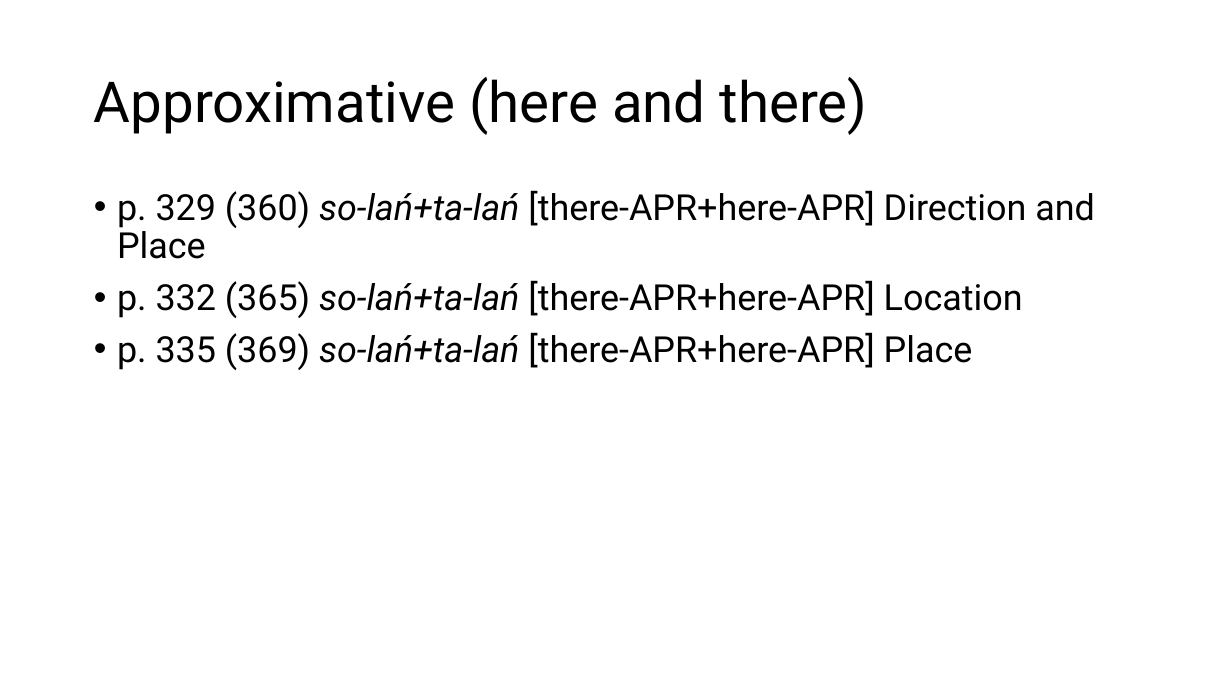
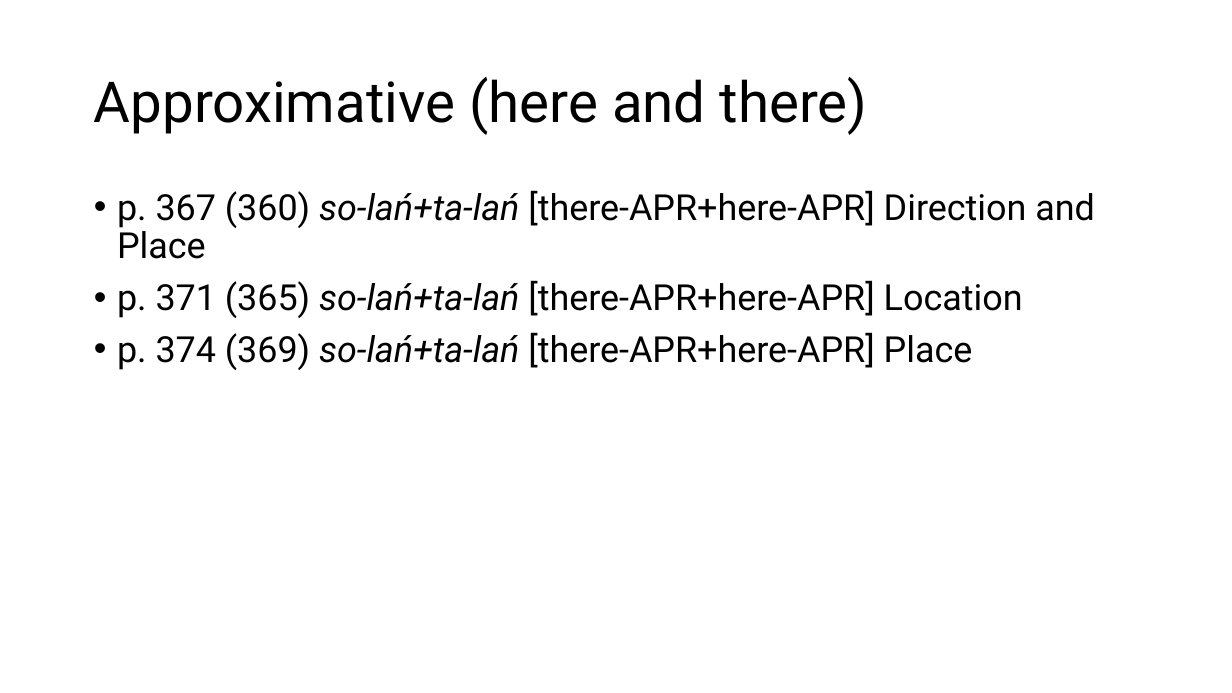
Before and after one commit to lajanda/lajanda.github.io, a slide deck: slide 27 of conference presentations/Defense_Erkkila.pptx (slide 26 before the commit). Drawn at 1232x693 pixels with LibreOffice and Linux fonts; fonts in the diff are those of the drawing. Boxes give left, top, right and bottom in pixels: in the first picture for what was removed or moved away, otherwise in the second. Text is boxed around its words. In the diff, an @@ line names an element or a change of style, - is before the commit and + after.

```diff
--- a/conference presentations/Defense_Erkkila.pptx
+++ b/conference presentations/Defense_Erkkila.pptx
@@ text at (x1=117, y1=190, x2=1095, y2=370): text changed @@
-• p. 329 (360) so-lań+ta-lań [there-APR+here-APR] Direction and Place
-• p. 332 (365) so-lań+ta-lań [there-APR+here-APR] Location
-• p. 335 (369) so-lań+ta-lań [there-APR+here-APR] Place
+• p. 367 (360) so-lań+ta-lań [there-APR+here-APR] Direction and Place
+• p. 371 (365) so-lań+ta-lań [there-APR+here-APR] Location
+• p. 374 (369) so-lań+ta-lań [there-APR+here-APR] Place
```
Also in this commit, not shown: 17 other slides changed, 6 slides added, 1 slide removed, 1 other file.
